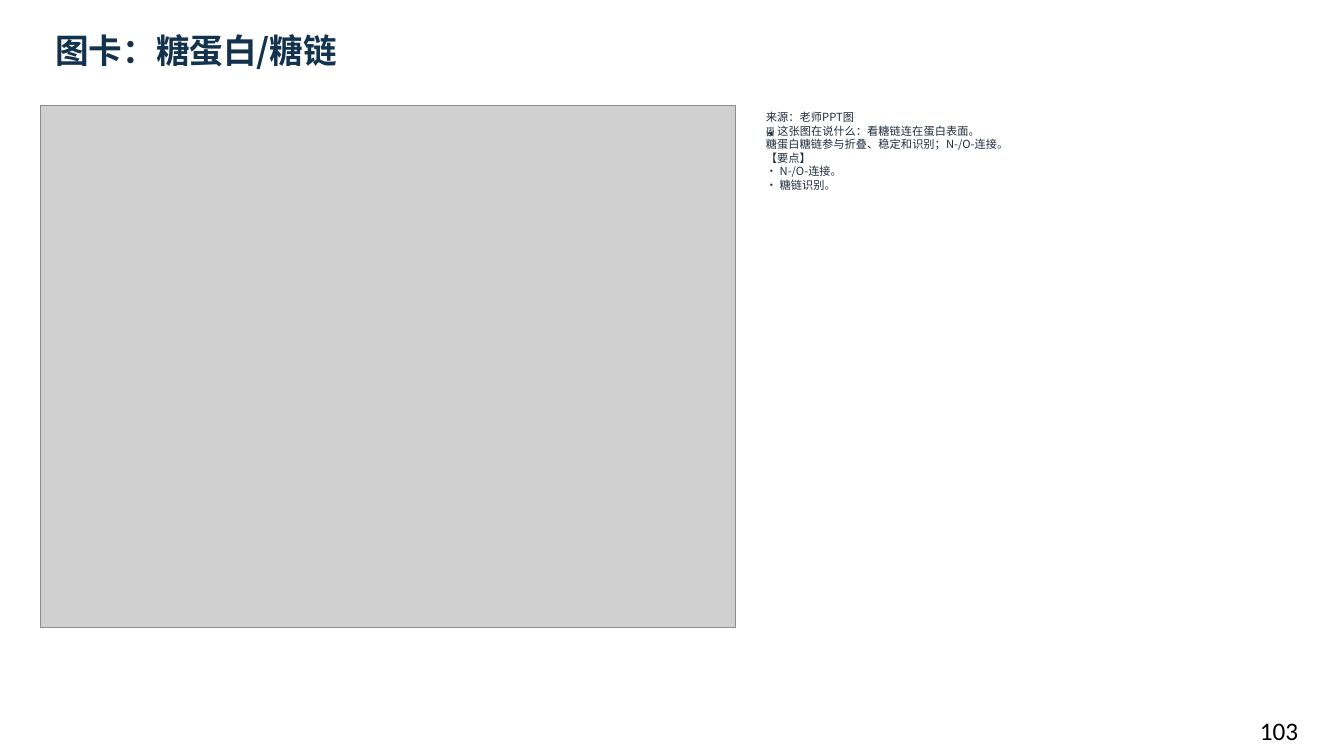
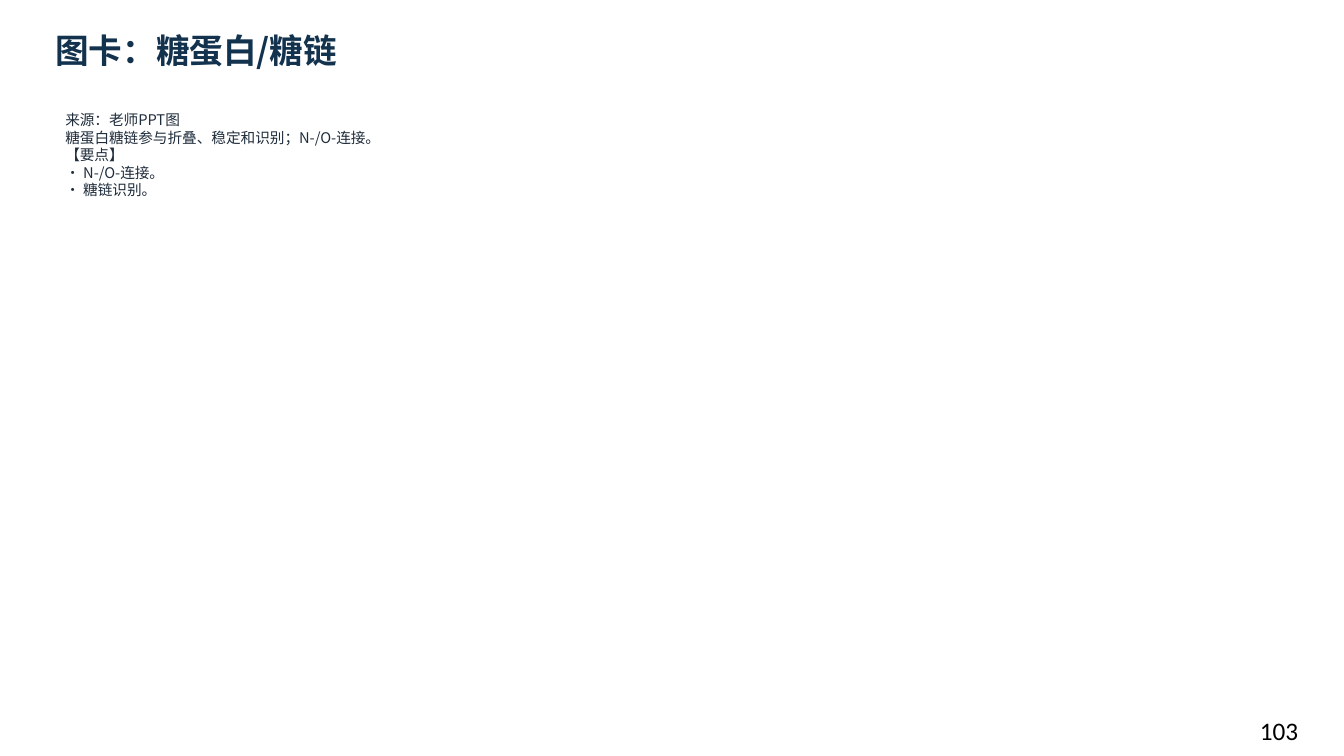
Before and after one commit to newkan-li/Biochemistry, a slide deck: slide 103 of downloads/bc09-ai-style.pptx. Drawn at 1344x756 pixels with LibreOffice and Linux fonts; fonts in the diff are those of the drawing; grey boxes stand for pictures. Boxes give left, top, right and bottom in pixels: in the first picture for what was removed or moved away, otherwise in the second. Text is boxed around its words. In the diff, an @@ line names an element or a change of style, - is before the commit and + after.

```diff
--- a/downloads/bc09-ai-style.pptx
+++ b/downloads/bc09-ai-style.pptx
@@ picture removed at (40,106,736,627) @@
@@ text at (65,112,380,196): text changed; size 8 to 10.5 pt @@
-来源：老师PPT图
-🖼 这张图在说什么：看糖链连在蛋白表面。
-糖蛋白糖链参与折叠、稳定和识别；N-/O-连接。
-【要点】
-• N-/O-连接。
-• 糖链识别。
+来源：老师PPT图
+糖蛋白糖链参与折叠、稳定和识别；N-/O-连接。
+【要点】
+• N-/O-连接。
+• 糖链识别。
```
Also in this commit, not shown: 15 other slides changed, 15 other files.
